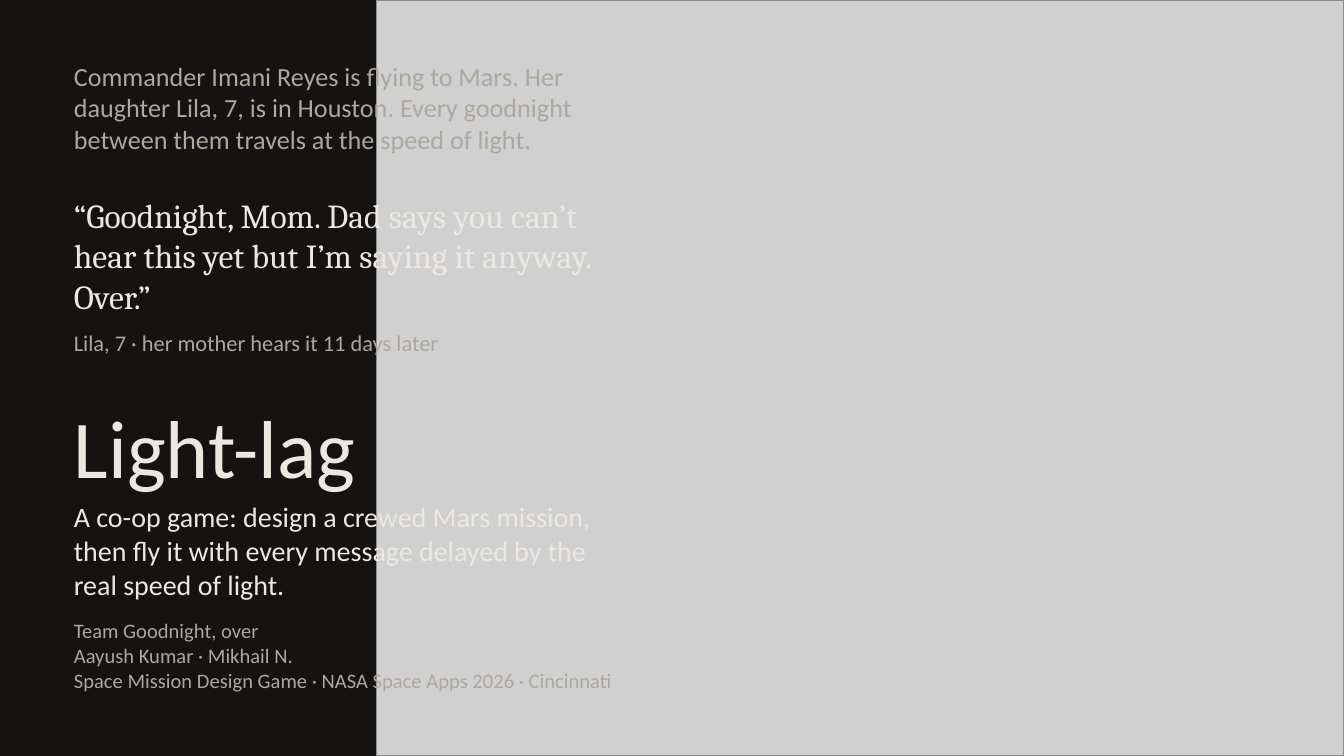
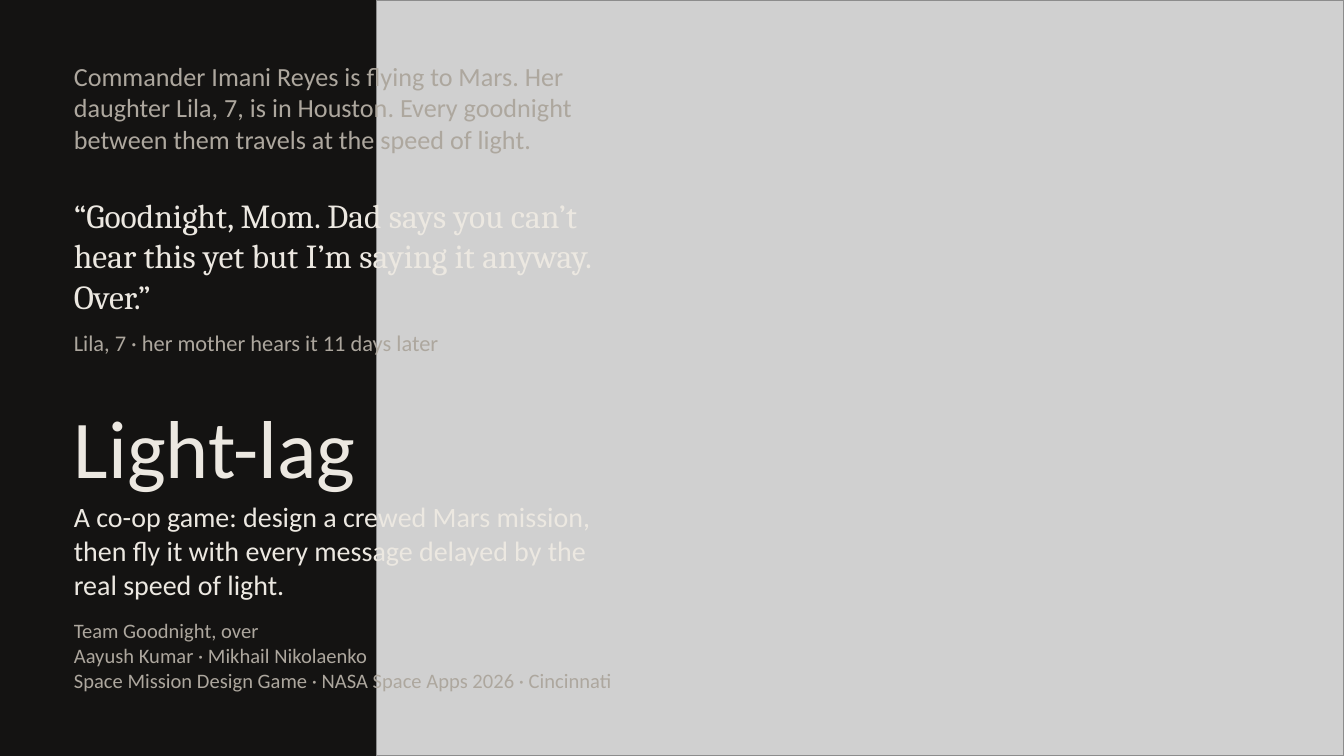
Before and after one commit to Aayush-kmr/light-lag, a slide deck: slide 1 of docs/presentation/Light-lag.pptx. Drawn at 1344x756 pixels with LibreOffice and Linux fonts; fonts in the diff are those of the drawing; grey boxes stand for pictures; background and template pictures are left out. Boxes give left, top, right and bottom in pixels: in the first picture for what was removed or moved away, otherwise in the second. Text is boxed around its words. In the diff, an @@ line names an element or a change of style, - is before the commit and + after.

```diff
--- a/docs/presentation/Light-lag.pptx
+++ b/docs/presentation/Light-lag.pptx
@@ text at <box>74,649,367,666</box>: text changed @@
-Aayush Kumar · Mikhail N.
+Aayush Kumar · Mikhail Nikolaenko
```
Also in this commit, not shown: 1 other slide changed, 2 other files.
